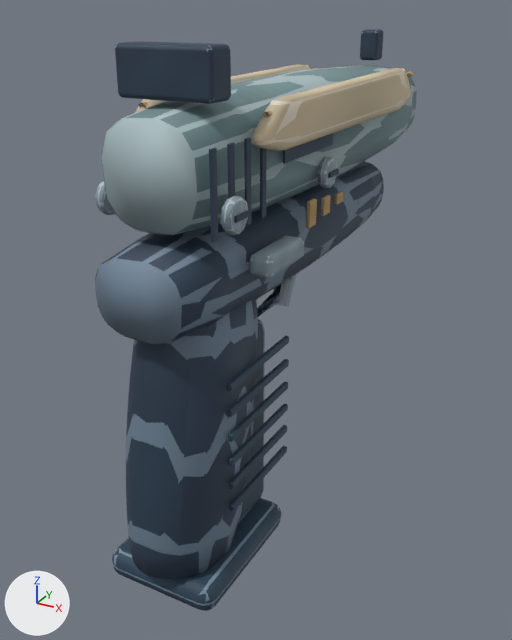
An edit to the glTF model models/csgo/anime-glock.glb, drawn before and after from the same camera.
Rendered twice from a 50 mm lens placed at (0.131, -0.226, 0.071), pointed at (-0.012, 0.033, -0.058). Arrows for +X, +Y and +Z are at lower left; the lights stay in place. The picture after the commit comes second. Where no turn or scale is listed for an object, it has been applied to the vertices. Vertices at exactly the same position are counted once.

The first picture shows 'World hardware', 'World paint', 'magazine_Parkerized steel', 'slide_Etched brass detail', 'slide_Polymer', 'slide_Weapon finish / Ivory enamel', 'slide_Weapon finish / Parkerized steel', 'trigger_Machined edges', 'weapon_Etched brass detail', 'weapon_Machined edges', 'weapon_Parkerized steel', 'weapon_Polymer'.
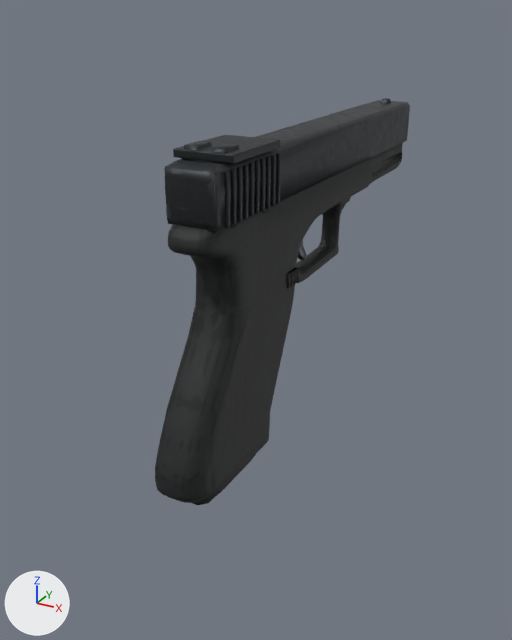
Pixel boxes [x1, y1, x2, y2] of what changed, in the pictures (512 x 640 px):
'weapon_Polymer', deleted (blue): before [95, 133, 384, 579]
'World hardware', reshaped, recoloured (20% narrower, 30% shorter): before [95, 30, 412, 611]; after [155, 100, 407, 505]
'Realistic Glock weapon', added: after [155, 143, 402, 503]
'World paint', deleted: before [102, 65, 416, 235]
'Realistic Glock slide', added: after [165, 98, 410, 229]
'slide_Weapon finish / Parkerized steel', deleted (cyan): before [102, 66, 416, 235]
'slide_Polymer', deleted (blue): before [115, 29, 383, 242]
'slide_Weapon finish / Ivory enamel', deleted (brown): before [135, 64, 411, 151]
'magazine_Parkerized steel', deleted: before [112, 319, 281, 611]
'weapon_Parkerized steel', deleted (blue): before [227, 285, 289, 512]
'weapon_Machined edges', deleted: before [95, 157, 337, 278]
'Glock optic adapter', added: after [173, 135, 280, 164]
'weapon_Etched brass detail', deleted (brown): before [306, 192, 343, 228]
'Realistic Glock magazine', added (mostly hidden): after [195, 454, 256, 505]
'trigger_Machined edges', deleted: before [284, 278, 295, 307]
'Realistic Glock trigger', added (mostly hidden): after [298, 242, 307, 260]
'slide_Etched brass detail', deleted: before [139, 68, 413, 117]
part 1 of me_world_weapon_surface, deleted: before [95, 30, 412, 611]
part 2 of me_world_weapon_surface, cut back: before [95, 162, 383, 573]; after [155, 100, 407, 505]

The change, as a list of edits to the scene's bpy script:
```text
Change mat_parkerized_steel:
    remove # nodes: BsdfPrincipled, Mix, OutputMaterial, TexImage, VertexColor
    remove # uses the picture img_painted_parkerized_steel
    nodes: BsdfPrincipled, Math, NormalMap, OutputMaterial, SeparateColor, TexImage x3
    uses the picture img_parkerized_steel_finish
    uses the picture img_parkerized_steel_normal
    uses the picture img_parkerized_steel_roughness
Change mat_polymer:
    remove # nodes: BsdfPrincipled, Mix, OutputMaterial, TexImage, VertexColor
    remove # uses the picture img_painted_polymer
    nodes: BsdfPrincipled, NormalMap, OutputMaterial, TexImage x2
    uses the picture img_polymer_relief
    uses the picture img_polymer_stipple
Change mat_machined_edges:
    remove # nodes: BsdfPrincipled, Mix, OutputMaterial, TexImage, VertexColor
    remove # uses the picture img_painted_machined_edges
    nodes: BsdfPrincipled, Math, NormalMap, OutputMaterial, SeparateColor, TexImage x3
    uses the picture img_machined_edges_finish
    uses the picture img_machined_edges_normal
    uses the picture img_machined_edges_roughness
Change me_world_weapon_surface:
    remove me_world_weapon_surface.from_pydata(...)  # 852 vertices, 1530 faces; spans x -0.027..0.03, y -0.07..0.173, z -0.132..0.062
    remove me_world_weapon_surface.materials.append(mat_world_weapon_hardware)
    add me_world_weapon_surface.from_pydata(...)  # 909 vertices, 1730 faces; spans x -0.012..0.012, y -0.053..0.172, z -0.105..0.029
    me_world_weapon_surface part 1: 32 loose pieces with 500 vertices, spanning x -0.027..0.03, y -0.066..0.173, z -0.132..0.062, are deleted
    me_world_weapon_surface part 2: 352 vertices removed from x -0.021..0.021, y -0.07..0.172, z -0.126..0.037; 901 vertices added at x -0.012..0.012, y -0.053..0.172, z -0.105..0.029
    other edits to the shape of me_world_weapon_surface do not show in these pictures
    add me_world_weapon_surface.materials.append(mat_realistic_world_hardware)  # picture img_original_weapon_world_palette
Remove ob_magazine_parkerized_steel:
    ob_magazine_parkerized_steel = bpy.data.objects.new('magazine_Parkerized steel', me_cube)
Remove ob_slide_etched_brass_detail:
    ob_slide_etched_brass_detail = bpy.data.objects.new('slide_Etched brass detail', me_slide_gold_accent)
Remove ob_slide_polymer:
    ob_slide_polymer = bpy.data.objects.new('slide_Polymer', me_cube_012)
Remove ob_slide_weapon_finish___ivory_enamel:
    ob_slide_weapon_finish___ivory_enamel = bpy.data.objects.new('slide_Weapon finish / Ivory enamel', me_ivory_swept_slide_shell)
Remove ob_slide_weapon_finish___parkerized_steel:
    ob_slide_weapon_finish___parkerized_steel = bpy.data.objects.new('slide_Weapon finish / Parkerized steel', me_slide)
Remove ob_trigger_machined_edges:
    ob_trigger_machined_edges = bpy.data.objects.new('trigger_Machined edges', me_curved_trigger)
Remove ob_weapon_etched_brass_detail:
    ob_weapon_etched_brass_detail = bpy.data.objects.new('weapon_Etched brass detail', me_cube_020)
Remove ob_weapon_machined_edges:
    ob_weapon_machined_edges = bpy.data.objects.new('weapon_Machined edges', me_cylinder)
Remove ob_weapon_parkerized_steel:
    ob_weapon_parkerized_steel = bpy.data.objects.new('weapon_Parkerized steel', me_cube_006)
Remove ob_weapon_polymer:
    ob_weapon_polymer = bpy.data.objects.new('weapon_Polymer', me_cylinder_001)
Remove ob_world_paint:
    ob_world_paint = bpy.data.objects.new('World paint', me_world_weapon_surface_001)
Add ob_realistic_glock_weapon:
    ob_realistic_glock_weapon = bpy.data.objects.new('Realistic Glock weapon', me_cube_010_cube_004)  # 3100 vertices, 6188 faces; spans x -0.012..0.012, y -0.053..0.171, z -0.1..0.004
    ob_realistic_glock_weapon.location = (0.0, 0.0, 0.0)
Add ob_realistic_glock_trigger:
    ob_realistic_glock_trigger = bpy.data.objects.new('Realistic Glock trigger', me_cube_010_cube_020)  # 434 vertices, 860 faces; spans x -0.0031..0.0009, y 0.0388..0.0637, z -0.0344..-0.0045
    ob_realistic_glock_trigger.location = (0.0, 0.0, 0.0)
Add ob_realistic_glock_slide:
    ob_realistic_glock_slide = bpy.data.objects.new('Realistic Glock slide', me_cube_010_cube_001)  # 1418 vertices, 2776 faces; spans x -0.012..0.011, y -0.034..0.172, z 0.004..0.029
    ob_realistic_glock_slide.location = (0.0, 0.0, 0.0)
Add ob_glock_optic_adapter:
    ob_glock_optic_adapter = bpy.data.objects.new('Glock optic adapter', me_cube_1)  # 96 vertices, 188 faces; spans x -0.012..0.012, y -0.017..0.017, z -0.0015..0.0015
    ob_glock_optic_adapter.location = (0.0, -0.008, 0.0263)
Add ob_realistic_glock_magazine:
    ob_realistic_glock_magazine = bpy.data.objects.new('Realistic Glock magazine', me_cube_010_cube_016)  # 114 vertices, 224 faces; spans x -0.009..0.008, y -0.0409..0.0313, z -0.1055..-0.0053
    ob_realistic_glock_magazine.location = (0.0, 0.0, 0.0)
```
